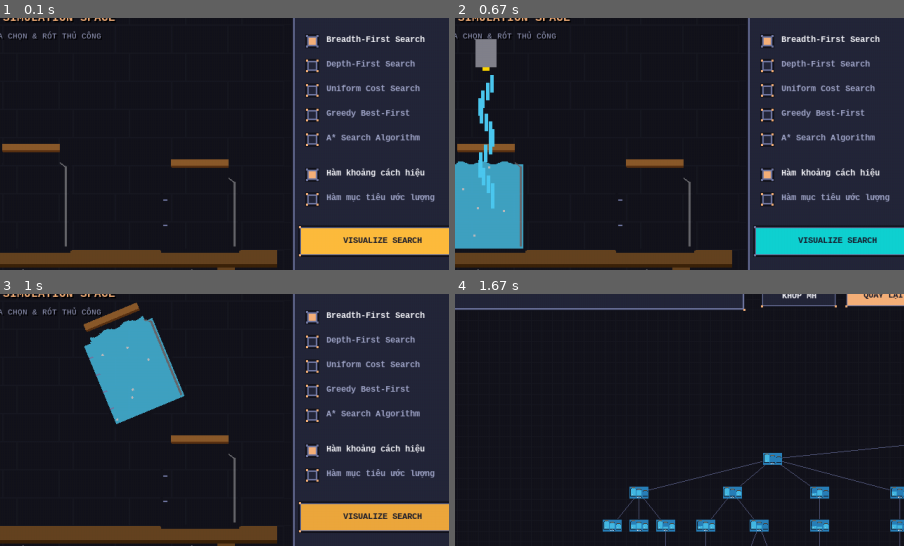
Above: before the commit, frames 1-4 (two rows, left to right).
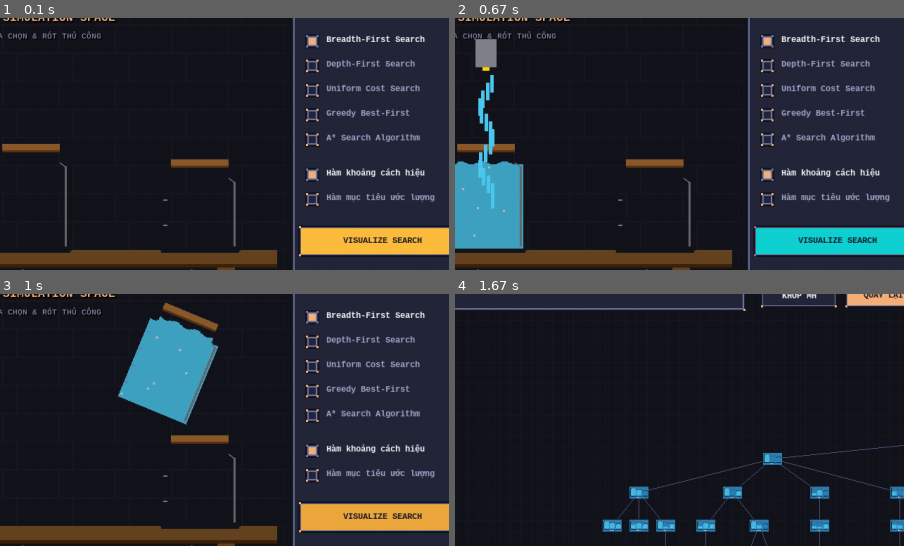
Above: after the commit, the same moments.

Repository: thingdaguy/water-jug-solver
Game: pygame game, started from main.py
Same seed, same stepped clock (60 frames per second), same inputs: the game is played once before the commit and once after it.
Inputs (mouse positions are % of the whole screen's width and height, from its top left):
- Up to frame 1 (0.1 s): no input
- Up to frame 2 (0.67 s): click (82, 47) at 0.38 s
- Up to frame 3 (1 s): press the mouse at (4, 12) at 0.7 s; move the mouse to (28, 14) at 0.8 s; release the mouse at (52, 16) at 0.93 s
- Up to frame 4 (1.67 s): press the mouse at (89, 92) at 1.03 s; move the mouse to (88, 84) at 1.13 s; release the mouse at (88, 76) at 1.27 s; press the mouse at (25, 75) at 1.37 s; move the mouse to (55, 76) at 1.47 s; release the mouse at (85, 76) at 1.6 s
The pictures show only the part of the screen within x 46-96%, y 4-54%; the shares and areas given below are measured in that part.

Frames 1-2 are identical in both runs. In frame 3, 7.4% of the frame differs, in the area x 18-49%, y 3-52%; in frame 4, nothing differs.

Commit message:
fix animation and validate input

Diff:
--- a/components/app.py
+++ b/components/app.py
@@ -110,10 +110,10 @@
 
     def init_ui(self):
         # 1. Left Input panel
-        self.inc_a = Incrementer(20, 50, 240, "Dung tích bình A:", 1, 15, 8, lambda v: self.set_capacity(0, v))
-        self.inc_b = Incrementer(20, 130, 240, "Dung tích bình B:", 1, 15, 5, lambda v: self.set_capacity(1, v))
-        self.inc_c = Incrementer(20, 210, 240, "Dung tích bình C:", 1, 15, 3, lambda v: self.set_capacity(2, v))
-        self.inc_target = Incrementer(20, 290, 240, "Lượng nước đích:", 1, 15, 4, self.set_target)
+        self.inc_a = Incrementer(20, 50, 240, "Dung tích bình A:", 1, 10, 8, lambda v: self.set_capacity(0, v))
+        self.inc_b = Incrementer(20, 130, 240, "Dung tích bình B:", 1, 10, 5, lambda v: self.set_capacity(1, v))
+        self.inc_c = Incrementer(20, 210, 240, "Dung tích bình C:", 1, 10, 3, lambda v: self.set_capacity(2, v))
+        self.inc_target = Incrementer(20, 290, 240, "Lượng nước đích:", 1, 10, 4, self.set_target)
 
         self.btn_clear = Button(20, 380, 240, 40, "CLEAR INPUTS", self.clear_all_inputs)
 
@@ -482,9 +482,9 @@
                     self.anim_phase = 3
 
             elif self.anim_phase == 3:
-                tgt_angle = 50.0 if src < dest else -50.0
+                tgt_angle = -50.0 if src < dest else 50.0
                 if abs(self.anim_angle - tgt_angle) > 1.5 * sp:
-                    self.anim_angle += (1.5 * sp) if src < dest else (-1.5 * sp)
+                    self.anim_angle += (-1.5 * sp) if src < dest else (1.5 * sp)
                 else:
                     self.anim_angle = tgt_angle
                     self.anim_phase = 4
@@ -531,7 +531,7 @@
 
             elif self.anim_phase == 5:
                 if abs(self.anim_angle) > 1.5 * sp:
-                    self.anim_angle += (-1.5 * sp) if src < dest else (1.5 * sp)
+                    self.anim_angle += (1.5 * sp) if src < dest else (-1.5 * sp)
                 else:
                     self.anim_angle = 0.0
                     self.anim_phase = 6
@@ -687,7 +687,7 @@
             pygame.draw.rect(self.screen, COLOR_LIQUID_WATER, (ep["x"] - 2, ep["y"], 4, 15))
         for pp in self.pour_particles:
             t = pp["progress"]
-            arc_y = -35 * math.sin(math.pi * t)
+            arc_y = -15 * math.sin(math.pi * t)
             cur_x = int((1 - t) * pp["x"] + t * pp["tx"])
             cur_y = int((1 - t) * pp["y"] + t * pp["ty"] + arc_y)
             pygame.draw.rect(self.screen, COLOR_LIQUID_WATER, (cur_x - 3, cur_y - 3, 6, 6))
